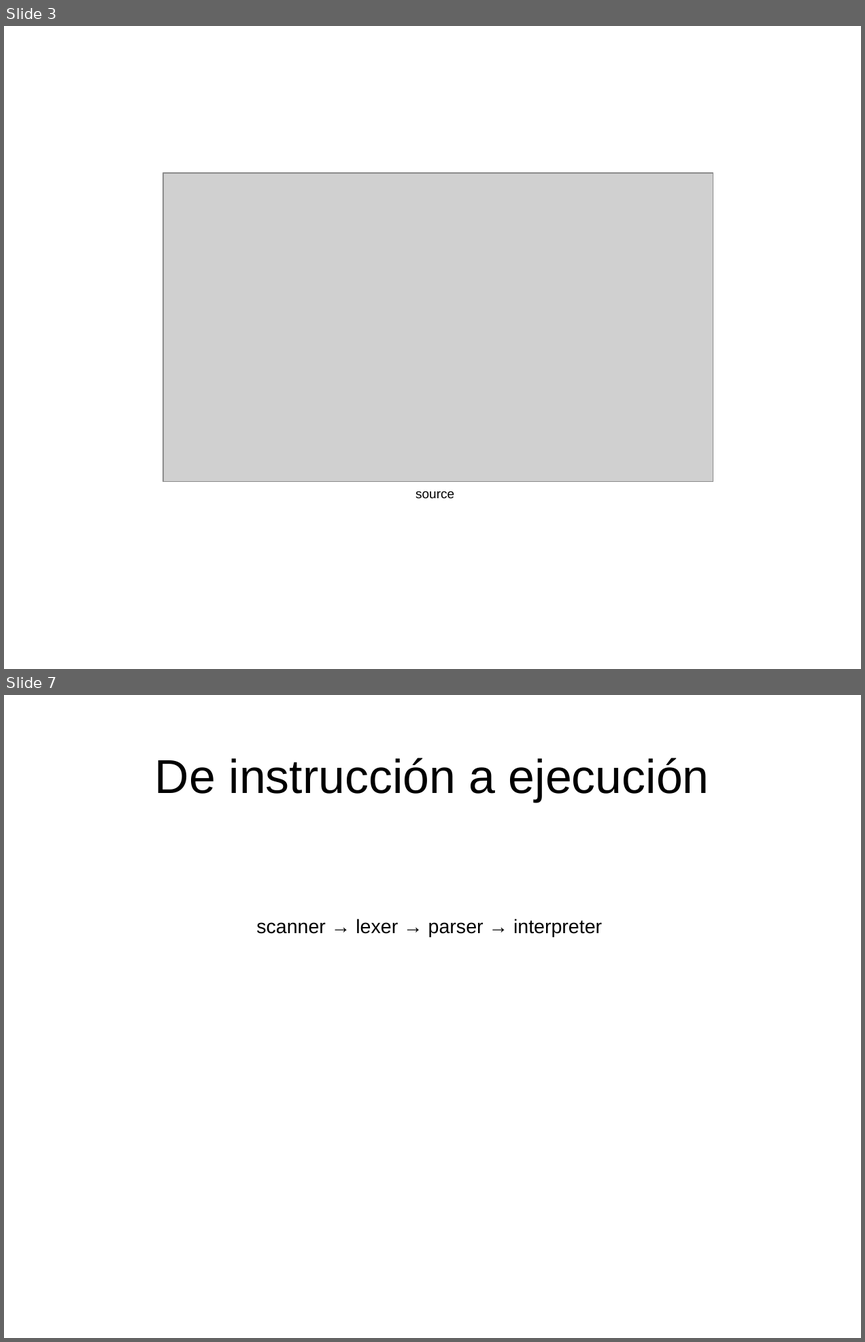
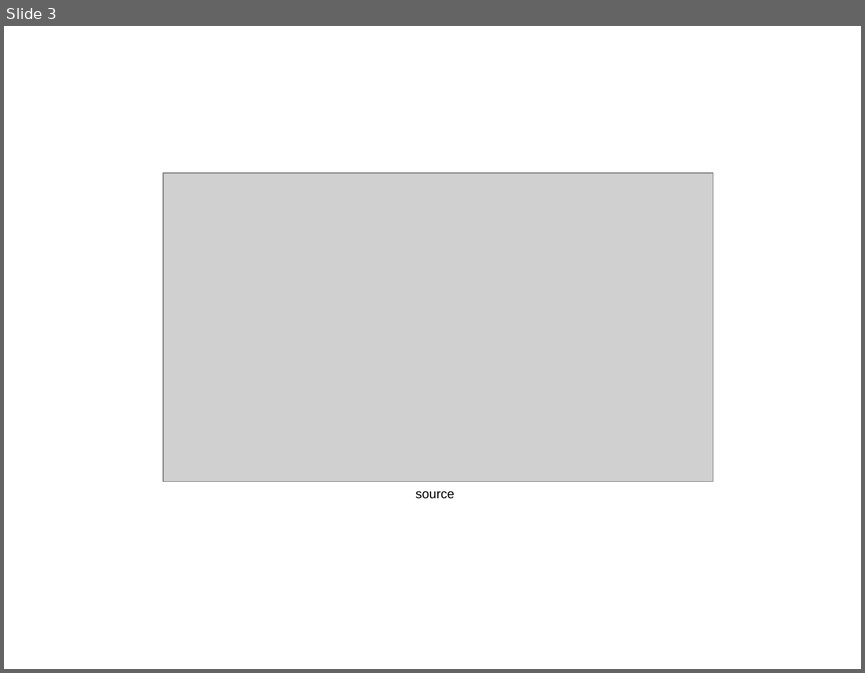
Before and after one commit to Achifaifa/slides, a slide deck: EE25-ply/ply.odp. Shown one above the other, each under a label of ours: slides 3 and 7 before the commit, slide 3 after it; the slides between them are not shown. The pictures are 865x1342 and 865x673 pixels, drawn with LibreOffice and Linux fonts; fonts in the diff are those of the drawing; grey boxes stand for pictures. Boxes give left, top, right and bottom in pixels: in the first picture for what was removed or moved away, otherwise in the second. Text is boxed around its words. In the diff, an @@ line names an element or a change of style, - is before the commit and + after.

```diff
--- a/EE25-ply/ply.odp
+++ b/EE25-ply/ply.odp
@@ slide 7 removed at [4,695,861,1338], background #FFFFFF @@
@@ title removed at [155,758,709,802] @@
-De instrucción a ejecución
@@ text removed at [256,919,602,937] @@
-scanner → lexer → parser → interpreter
```
Also in this commit, not shown: 3 slides changed, 23 slides added, 6 other slides removed, 6 other files.
